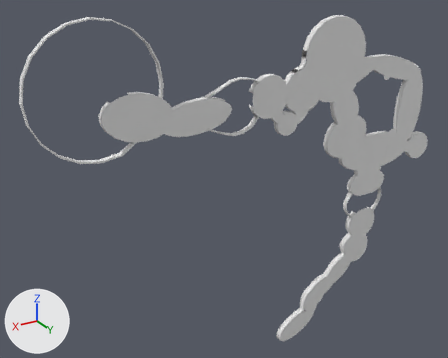
One commit to the Blender file Editing Files/Intimacy.blend: the scene before it, then after it.
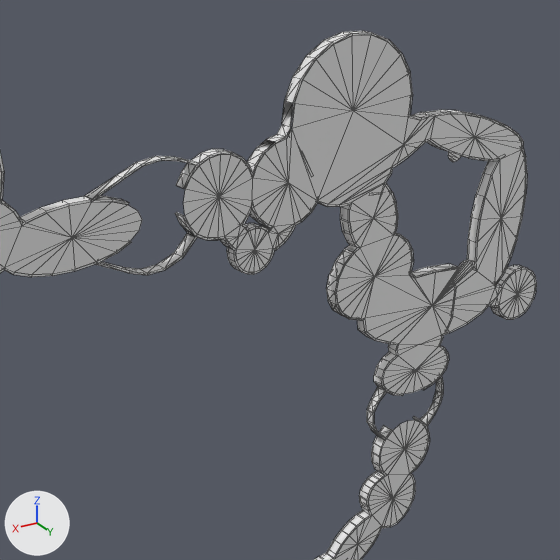
There are two pictures of each version: one whole from a 50 mm camera at (561.0, 645.0, 541.0) aimed at (153.0, -36.0, 200.0), one close up on the part from 36% to 98% of the width and 0% to 77% of the height. Lighting does not change. The marker at lower left points along +X, +Y and +Z. The close-ups show mesh edges as thin lines.

Names of what the first close-up shows: 'Mainland_Floors', 'Mainland_Walls'.
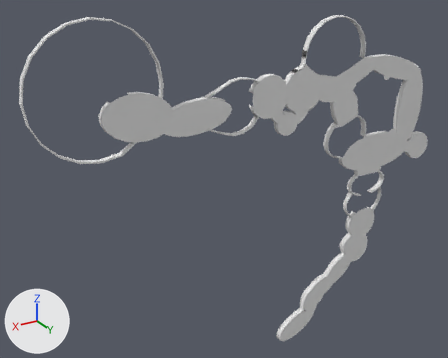
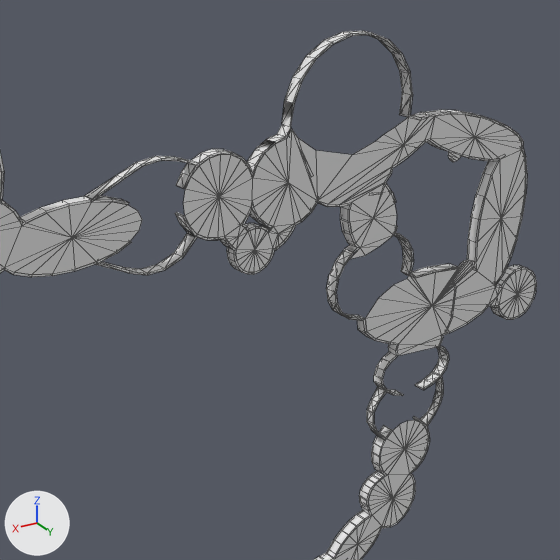
What differs and where, as boxes [x1, y1, x2, y2] in the close-ups (560 x 560 px):
'Mainland_Floors', reshaped
    before: [0, 35, 535, 560]
    after: [0, 114, 535, 560]
part 1 of me_mainland_walls_cylinderflat, cut back
    before: [395, 203, 398, 226]
part 2 of me_mainland_floors_cylinderflat_001, cut back
    before: [292, 35, 448, 394]
    after: [293, 118, 439, 356]

The change, as a list of edits to the scene's bpy script:
```text
Change me_mainland_walls_cylinderflat:
    used by ob_mainland_walls; location = (0.0, 0.0, 0.0); rotation_euler = (1.571, 0.0, 0.0), in degrees (90, 0, 0)
    remove me_mainland_walls_cylinderflat.from_pydata(...)  # 1472 vertices, 2020 faces, 4 loose edges; spans x -204.0..422.0, y -83.0..439.0, z -7.0..4.0
    add me_mainland_walls_cylinderflat.from_pydata(...)  # 1468 vertices, 2006 faces, 4 loose edges; spans x -204.0..422.0, y -83.0..439.0, z -7.0..4.0
    me_mainland_walls_cylinderflat part 1
    4 vertices are removed from x -49.0..-47.0, y 285.0, z -5.0..4.0
    16 faces are deleted
    2 new faces join them, mat_material_003 (white #e7e7e7), smooth
Change me_mainland_floors_cylinderflat_001:
    used by ob_mainland_floors; location = (0.0, 0.0, 0.0); rotation_euler = (1.571, 0.0, 0.0), in degrees (90, 0, 0)
    remove me_mainland_floors_cylinderflat_001.from_pydata(...)  # 382 vertices, 400 faces; spans x -203.0..336.0, y -83.0..413.0, z -5.0
    add me_mainland_floors_cylinderflat_001.from_pydata(...)  # 354 vertices, 368 faces; spans x -203.0..336.0, y -83.0..358.0, z -5.0
    me_mainland_floors_cylinderflat_001 part 2
    39 vertices are removed from x -114.0..50.0, y 138.0..413.0, z -5.0
    48 faces are deleted
    1 vertex moves from x -10.0, y 262.0, z -5.0 to x -21.0, y 259.0, z -5.0
    11 vertices are added at x -63.0..46.0, y 223.0..351.0, z -5.0
    12 new faces join them
    4 new faces join them, smooth
```
